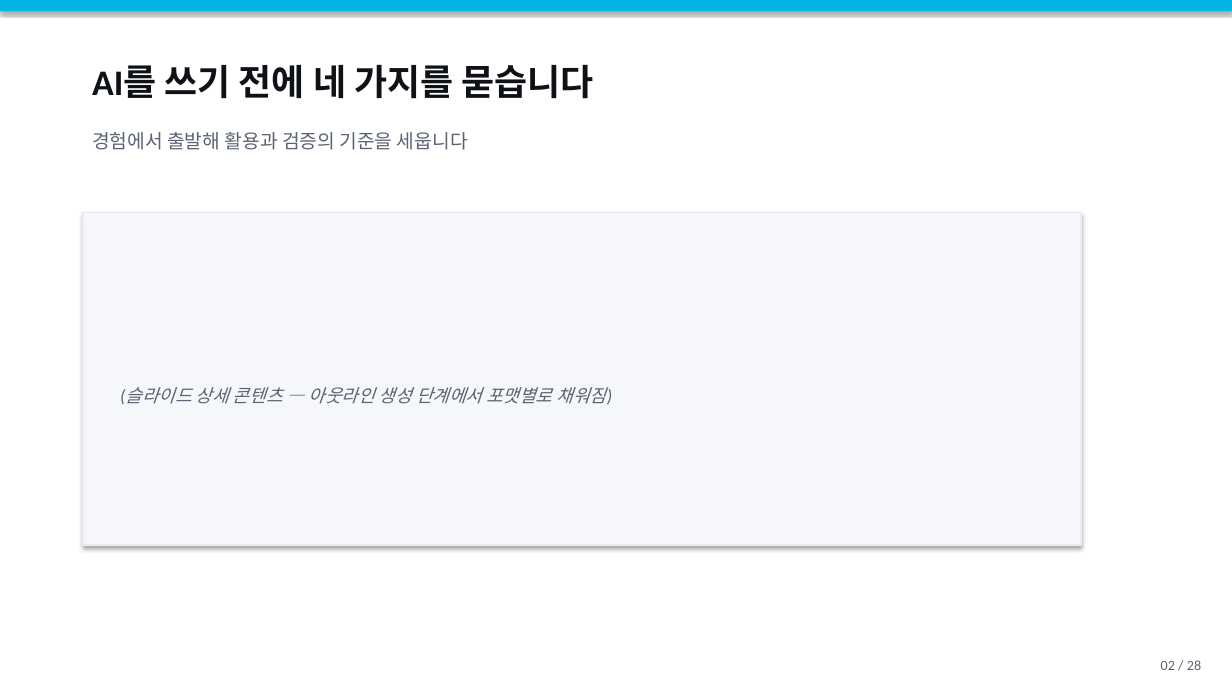
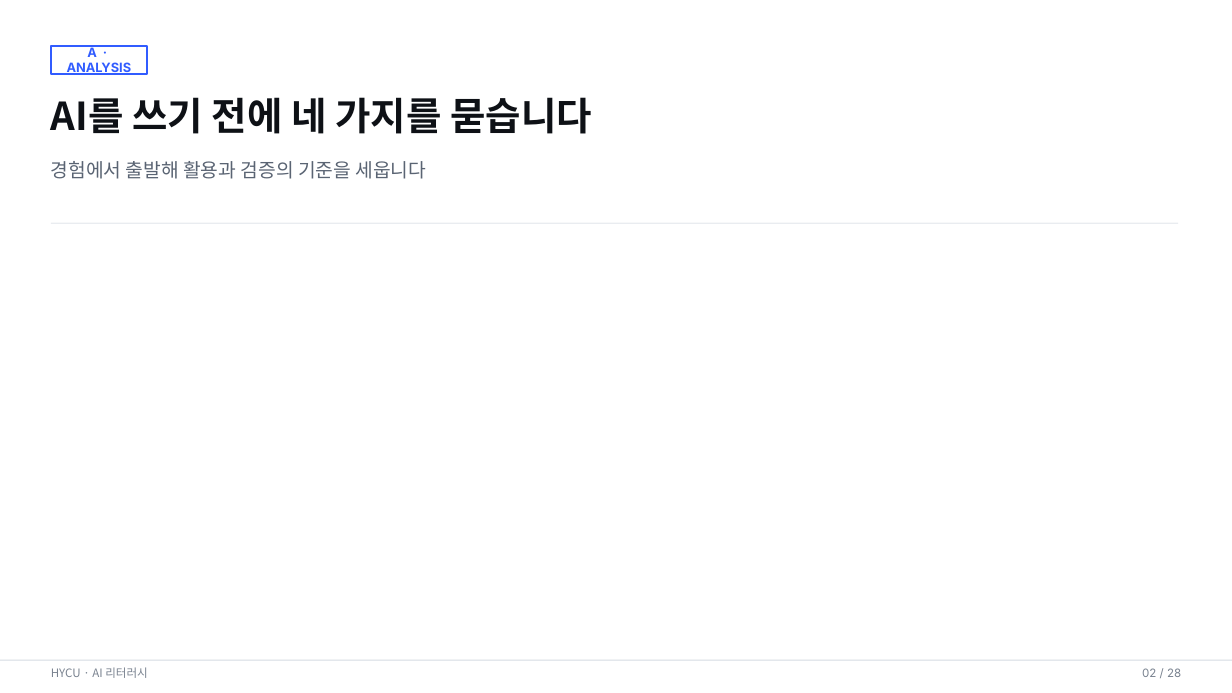
Before and after one commit to omnipotentlab/hycu-studio-preview, a slide deck: slide 2 of assets/HYCU_AI리터러시_3주차_02교시.pptx. Drawn at 1232x693 pixels with LibreOffice and Linux fonts; fonts in the diff are those of the drawing. Boxes give left, top, right and bottom in pixels: in the first picture for what was removed or moved away, otherwise in the second. Text is boxed around its words. In the diff, an @@ line names an element or a change of style, - is before the commit and + after.

```diff
--- a/assets/HYCU_AI리터러시_3주차_02교시.pptx
+++ b/assets/HYCU_AI리터러시_3주차_02교시.pptx
@@ rectangle removed at <box>0,0,1232,11</box> @@
@@ rectangle added at <box>51,46,147,74</box>, outline #315CFF 1.25 pt, 10 pt, text #315CFF, bold @@
+A · ANALYSIS
@@ text "AI를 쓰기 전에 네 가지를 ...": place and size @@
-text "AI를 쓰기 전에 네 가지를 ..." at <box>92,65,593,99</box>
+text "AI를 쓰기 전에 네 가지를 ..." at <box>51,97,592,134</box>
@@ text "AI를 쓰기 전에 네 가지를 ..." at <box>51,97,592,134</box>: size 28 to 30 pt, font Calibri to Noto Sans CJK KR; line spacing 1 to 1.08 @@
@@ text "경험에서 출발해 활용과 검증의 기준을 ...": place and size @@
-text "경험에서 출발해 활용과 검증의 기준을 ..." at <box>92,132,468,150</box>
+text "경험에서 출발해 활용과 검증의 기준을 ..." at <box>51,161,426,179</box>
@@ text "경험에서 출발해 활용과 검증의 기준을 ..." at <box>51,161,426,179</box>: font Calibri to Noto Sans CJK KR; line spacing 1 to 1.15 @@
@@ rectangle added at <box>51,223,1178,224</box>, fill #E9ECF0 @@
@@ rectangle removed at <box>83,213,1081,545</box> @@
-(슬라이드 상세 콘텐츠 — 아웃라인 생성 단계에서 포맷별로 채워짐)
@@ rectangle added at <box>0,660,1232,661</box>, fill #D5DBE2 @@
@@ text added at <box>51,667,148,678</box>, 9 pt, text #7A8390 @@
+HYCU · AI 리터러시
@@ text "02 / 28": place and size @@
-text "02 / 28" at <box>1161,660,1201,670</box>
+text "02 / 28" at <box>1142,668,1181,677</box>
@@ text "02 / 28" at <box>1142,668,1181,677</box>: size 11 to 9 pt, font Calibri to Inter, text colour #5A6473 to #7A8390; line spacing 1 to 1.15 @@
```
Also in this commit, not shown: 18 other slides changed, 9 slides added, 9 slides removed, 3 other files.
